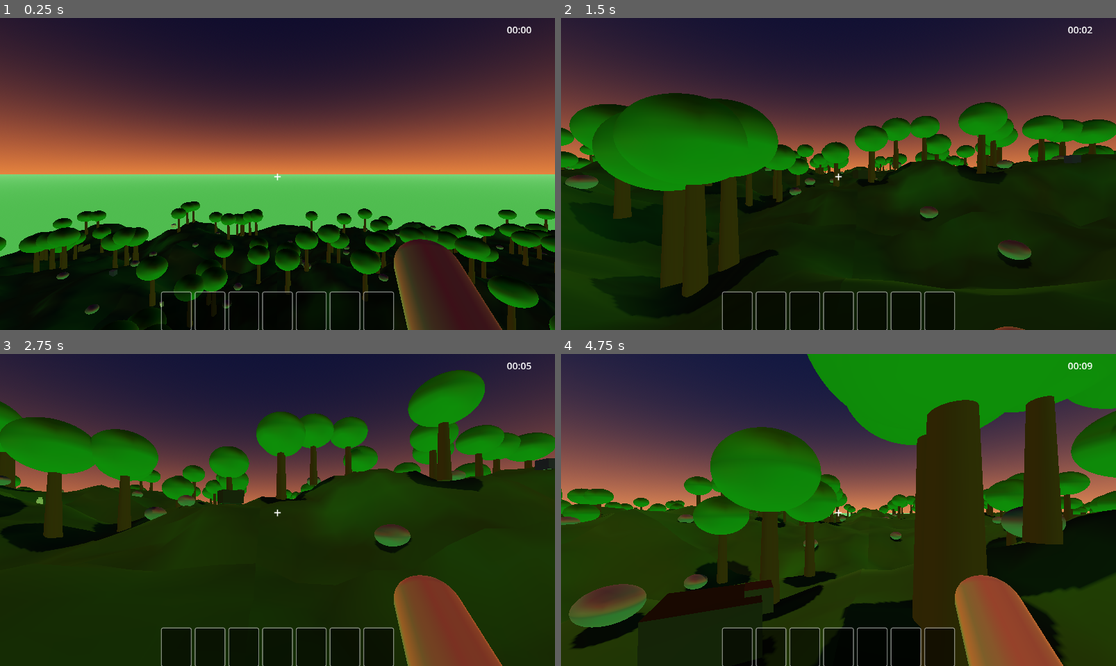
Above: before the commit, frames 1-4 (two rows, left to right).
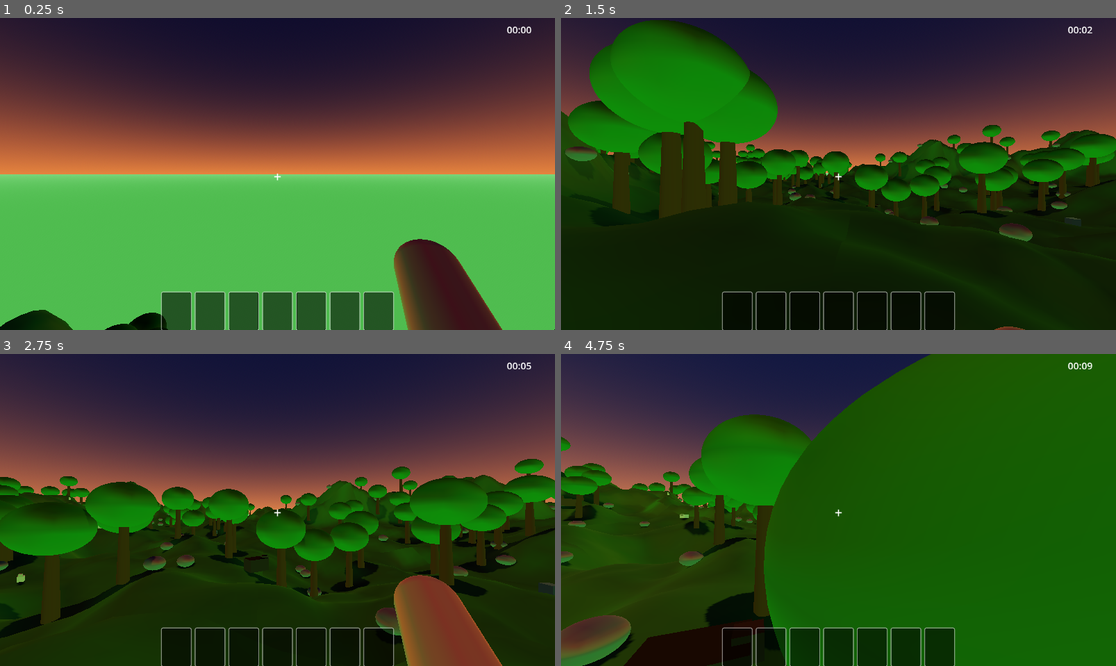
Above: after the commit, the same moments.

Repository: Hwnagseunghwan/wildcraft
Game: Godot game, scene res://scenes/main.tscn
The game is run twice, just before and just after one commit, with the same random seed, the same clock (stepped at 60 frames per second) and the same inputs.
Inputs (mouse positions are in pixels of both pictures, inside the frame that each line leads up to):
- Up to frame 1 (0.25 s): no input
- Up to frame 2 (1.5 s): move the mouse to (866, 174) at 0.52 s; press the mouse at (866, 174) at 0.53 s; hold W (move_forward) from 0.53 s (still down); tap Space (jump) at 0.77 s; move the mouse to (810, 174) at 1.27 s; release the mouse at (810, 174) at 1.28 s; click (810, 174) at 1.35 s
- Up to frame 3 (2.75 s): keep holding W (move_forward); tap Space (jump) at 1.52 s; move the mouse to (288, 503) at 2.02 s; press the mouse at (288, 503) at 2.03 s
- Up to frame 4 (4.75 s): keep holding W (move_forward); move the mouse to (832, 516) at 2.77 s; release the mouse at (832, 516) at 2.78 s; click (832, 516) at 2.85 s; tap Space (jump) at 3.02, 3.77, 4.52 s; move the mouse to (877, 513) at 3.52 s; press the mouse at (877, 513) at 3.53 s; move the mouse to (794, 506) at 4.27 s; release the mouse at (794, 506) at 4.28 s; click (794, 506) at 4.35 s

The runs differ from the first frame. In frame 1, 29% of the frame differs, in the area x 0-100%, y 58-100%; in frame 2, 29%; in frame 3, 31%; in frame 4, 68%, in the area x 0-100%, y 0-100%.

Commit message:
feat: 지형 자연스럽게 개선
- 단일 노이즈 → 3레이어 합성 (base + detail + rough)
- 큰 산맥/평원(±14), 중간 언덕(±4), 표면 거칠기(±0.8)
- FBM 프랙탈 적용으로 더 자연스러운 굴곡
- 저지대는 완만하게, 고지대는 뾰족하게 보정
- 청크 세분도 16 → 24으로 증가

Co-Authored-By: Claude Sonnet 4.6 <noreply@anthropic.com>

Diff:
--- a/project.godot
+++ b/project.godot
@@ -11,7 +11,7 @@
 config/name="Wildcraft"
 config/description="3D 서바이벌 게임 - 자원을 캐고 동물을 사냥하며 살아남아라!"
 run/main_scene="res://scenes/main.tscn"
-config/features=PackedStringArray("4.3", "Forward Plus")
+config/features=PackedStringArray("4.3", "GL Compatibility")
 
 [autoload]
 
@@ -48,4 +48,4 @@
 
 [rendering]
 
-renderer/rendering_method="forward_plus"
+renderer/rendering_method="gl_compatibility"
--- a/scenes/world/world.gd
+++ b/scenes/world/world.gd
@@ -4,11 +4,14 @@
 
 const CHUNK_SIZE      : int   = 16
 const RENDER_DISTANCE : int   = 4     # 청크 단위
-const HEIGHT_AMP      : float = 5.0   # 지형 높낮이 폭
 
 var chunks       : Dictionary = {}
 var player_chunk : Vector2i   = Vector2i(-9999, -9999)
-var noise        : FastNoiseLite
+
+# 노이즈 레이어 (옥타브 합성으로 자연스러운 지형)
+var noise_base   : FastNoiseLite  # 큰 산/평원 형태
+var noise_detail : FastNoiseLite  # 중간 굴곡
+var noise_rough  : FastNoiseLite  # 미세한 돌기
 
 # 씬 레퍼런스
 var tree_scene    : PackedScene
@@ -21,9 +24,31 @@
 var horse_scene   : PackedScene
 
 func _ready() -> void:
-	noise           = FastNoiseLite.new()
-	noise.seed      = randi()
-	noise.frequency = 0.04
+	var base_seed := randi()
+
+	# 큰 지형 (산맥·평원)
+	noise_base            = FastNoiseLite.new()
+	noise_base.seed       = base_seed
+	noise_base.noise_type = FastNoiseLite.TYPE_SIMPLEX_SMOOTH
+	noise_base.frequency  = 0.018
+	noise_base.fractal_type    = FastNoiseLite.FRACTAL_FBM
+	noise_base.fractal_octaves = 4
+	noise_base.fractal_lacunarity = 2.0
+	noise_base.fractal_gain     = 0.5
+
+	# 중간 굴곡 (언덕·골짜기)
+	noise_detail            = FastNoiseLite.new()
+	noise_detail.seed       = base_seed + 1
+	noise_detail.noise_type = FastNoiseLite.TYPE_SIMPLEX_SMOOTH
+	noise_detail.frequency  = 0.06
+	noise_detail.fractal_type    = FastNoiseLite.FRACTAL_FBM
+	noise_detail.fractal_octaves = 3
+
+	# 미세 표면 (돌기·거친 느낌)
+	noise_rough            = FastNoiseLite.new()
+	noise_rough.seed       = base_seed + 2
+	noise_rough.noise_type = FastNoiseLite.TYPE_SIMPLEX_SMOOTH
+	noise_rough.frequency  = 0.18
 
 	tree_scene    = preload("res://scenes/resources/tree.tscn")
 	stone_scene   = preload("res://scenes/resources/stone.tscn")
@@ -34,9 +59,9 @@
 	chicken_scene = preload("res://scenes/animals/chicken.tscn")
 	horse_scene   = preload("res://scenes/animals/horse.tscn")
 
-	# 시작 시 플레이어 주변 청크 미리 생성
-	for cx in range(-3, 4):
-		for cz in range(-3, 4):
+	# 시작 시 플레이어 주변 청크만 미리 생성 (3x3)
+	for cx in range(-1, 2):
+		for cz in range(-1, 2):
 			generate_chunk(Vector2i(cx, cz))
 	player_chunk = Vector2i(0, 0)
 
@@ -53,9 +78,16 @@
 		player_chunk = new_chunk
 		_update_chunks()
 
-## 지형 높이값 반환 (월드 좌표)
+## 지형 높이값 반환 (월드 좌표) - 3개 노이즈 합성
 func get_height(wx: float, wz: float) -> float:
-	return noise.get_noise_2d(wx, wz) * HEIGHT_AMP
+	var h: float = 0.0
+	h += noise_base.get_noise_2d(wx, wz)   * 14.0   # 큰 산/평원
+	h += noise_detail.get_noise_2d(wx, wz) *  4.0   # 중간 언덕
+	h += noise_rough.get_noise_2d(wx, wz)  *  0.8   # 표면 거칠기
+	# 낮은 지역은 더 평평하게 (절벽보다 완만한 계곡 느낌)
+	if h < 0.0:
+		h *= 0.5
+	return h
 
 func _update_chunks() -> void:
 	var desired: Array[Vector2i] = []
@@ -86,7 +118,7 @@
 	chunks[chunk_pos] = chunk_node
 
 	# --- 지형 메시 생성 ---
-	var subdivs := 16
+	var subdivs := 24  # 세분도 높일수록 지형 굴곡이 부드럽고 자세해짐
 	var st := SurfaceTool.new()
 	st.begin(Mesh.PRIMITIVE_TRIANGLES)
 
